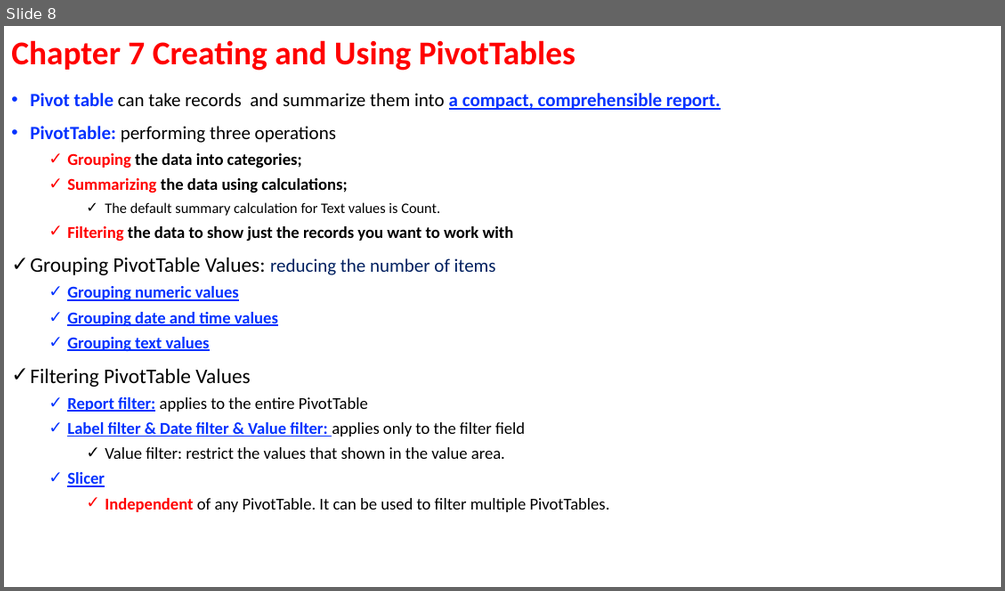
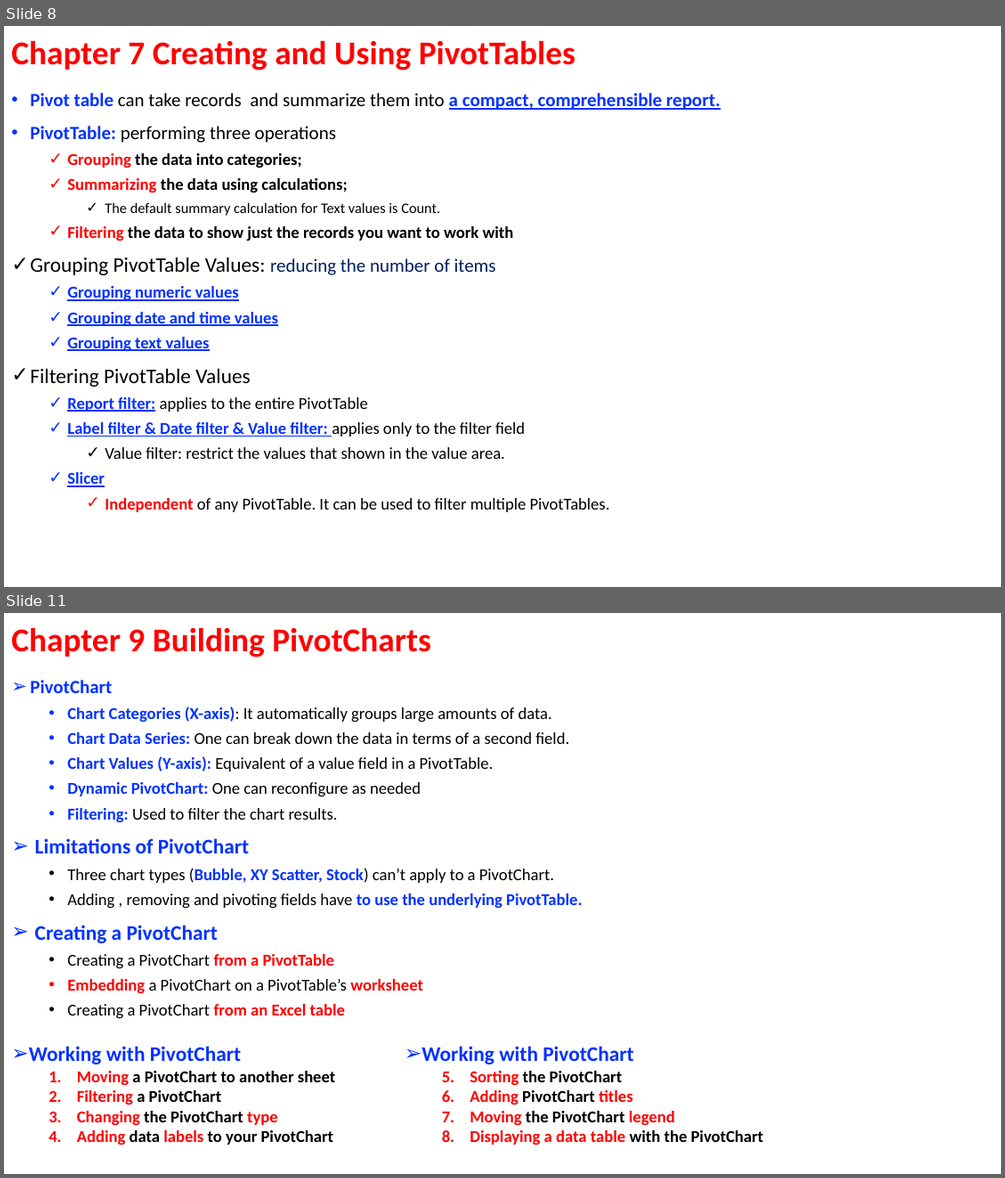
Before and after one commit to ArielMei/arielmei.github.io, a slide deck: EXCEL/ExcelDataAnalysisFD_Examples/Excel data analysis for dummies Outline.pptx. Shown one above the other, each under a label of ours: slide 8 before the commit, slides 8 and 11 after it; the slides between them are not shown. The pictures are 1005x591 and 1005x1178 pixels, drawn with LibreOffice and Linux fonts; fonts in the diff are those of the drawing. Boxes give left, top, right and bottom in pixels: in the first picture for what was removed or moved away, otherwise in the second. Text is boxed around its words. In the diff, an @@ line names an element or a change of style, - is before the commit and + after.

```diff
--- a/EXCEL/ExcelDataAnalysisFD_Examples/Excel data analysis for dummies Outline.pptx
+++ b/EXCEL/ExcelDataAnalysisFD_Examples/Excel data analysis for dummies Outline.pptx
@@ slide 11 added at (x1=4, y1=613, x2=1001, y2=1174), background #FFFFFF @@
@@ title added at (x1=11, y1=627, x2=431, y2=657), 32 pt, text #FF0000, bold @@
+Chapter 9 Building PivotCharts
@@ text added at (x1=30, y1=680, x2=582, y2=1019), 16 pt, text #000000 @@
+➢ PivotChart
+  • Chart Categories (X-axis): It automatically groups large amounts of data.
+  • Chart Data Series: One can break down the data in terms of a second field.
+  • Chart Values (Y-axis): Equivalent of a value field in a PivotTable.
+  • Dynamic PivotChart: One can reconfigure as needed
+  • Filtering: Used to filter the chart results.
+➢ Limitations of PivotChart
+  • Three chart types (Bubble, XY Scatter, Stock) can’t apply to a PivotChart.
+  • Adding , removing and pivoting fields have to use the underlying PivotTable.
+➢ Creating a PivotChart
+  • Creating a PivotChart from a PivotTable
+  • Embedding a PivotChart on a PivotTable’s worksheet
+  • Creating a PivotChart from an Excel table
@@ text added at (x1=29, y1=1046, x2=335, y2=1144), 16 pt, text #000000, bold @@
+➢ Working with PivotChart
+  1. Moving a PivotChart to another sheet
+  2. Filtering a PivotChart
+  3. Changing the PivotChart type
+  4. Adding data labels to your PivotChart
@@ text added at (x1=421, y1=1046, x2=764, y2=1144), 16 pt, text #000000, bold @@
+➢ Working with PivotChart
+  5. Sorting the PivotChart
+  6. Adding PivotChart titles
+  7. Moving the PivotChart legend
+  8. Displaying a data table with the PivotChart
```
Also in this commit, not shown: 1 slide changed, 2 other slides added, 7 other files.
